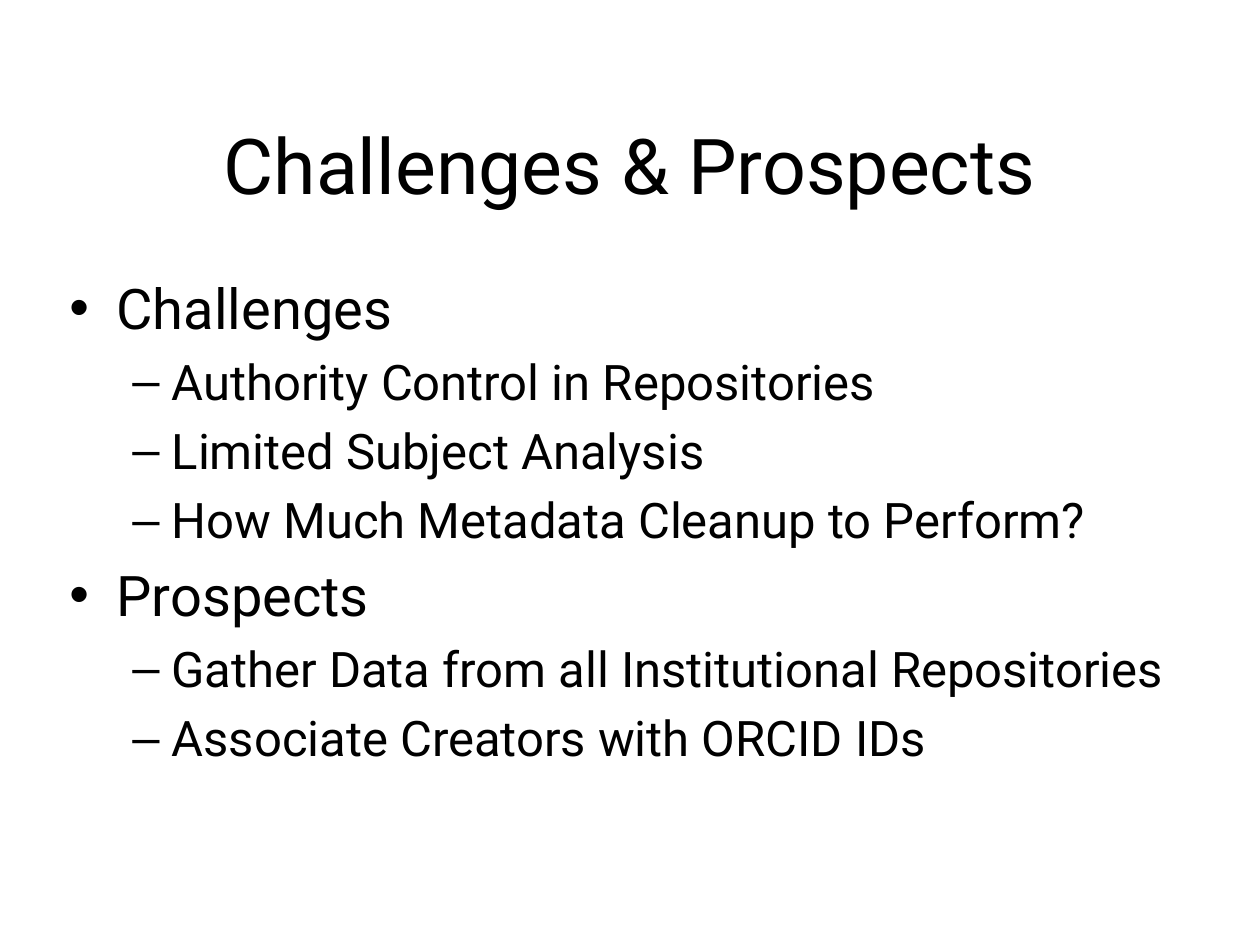
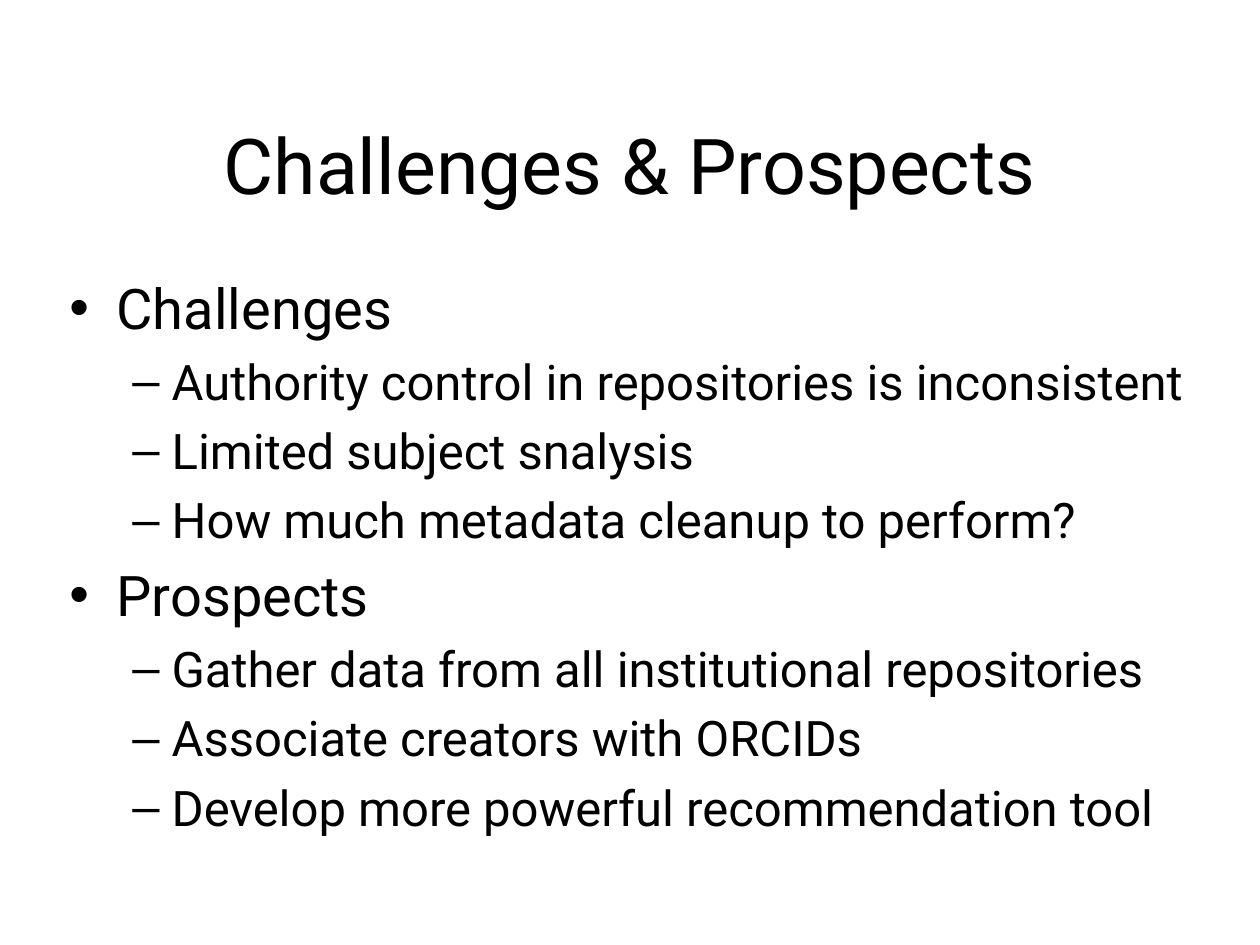
Before and after one commit to HeardLibrary/graphs-without-ontologies, a slide deck: slide 19 of vivo.pptx. Drawn at 1260x945 pixels with LibreOffice and Linux fonts; fonts in the diff are those of the drawing; background and template pictures are left out. Boxes give left, top, right and bottom in pixels: in the first picture for what was removed or moved away, otherwise in the second. Text is boxed around its words. In the diff, an @@ line names an element or a change of style, - is before the commit and + after.

Commit message:
Improved PowerPoint

```diff
--- a/vivo.pptx
+++ b/vivo.pptx
@@ text at box(172, 363, 1183, 548): text changed @@
-  – Authority Control in Repositories
-  – Limited Subject Analysis
-  – How Much Metadata Cleanup to Perform?
+  – Authority control in repositories is inconsistent
+  – Limited subject snalysis
+  – How much metadata cleanup to perform?
@@ text at box(172, 649, 1153, 836): text changed @@
-  – Gather Data from all Institutional Repositories
-  – Associate Creators with ORCID IDs
+  – Gather data from all institutional repositories
+  – Associate creators with ORCIDs
+  – Develop more powerful recommendation tool
```
